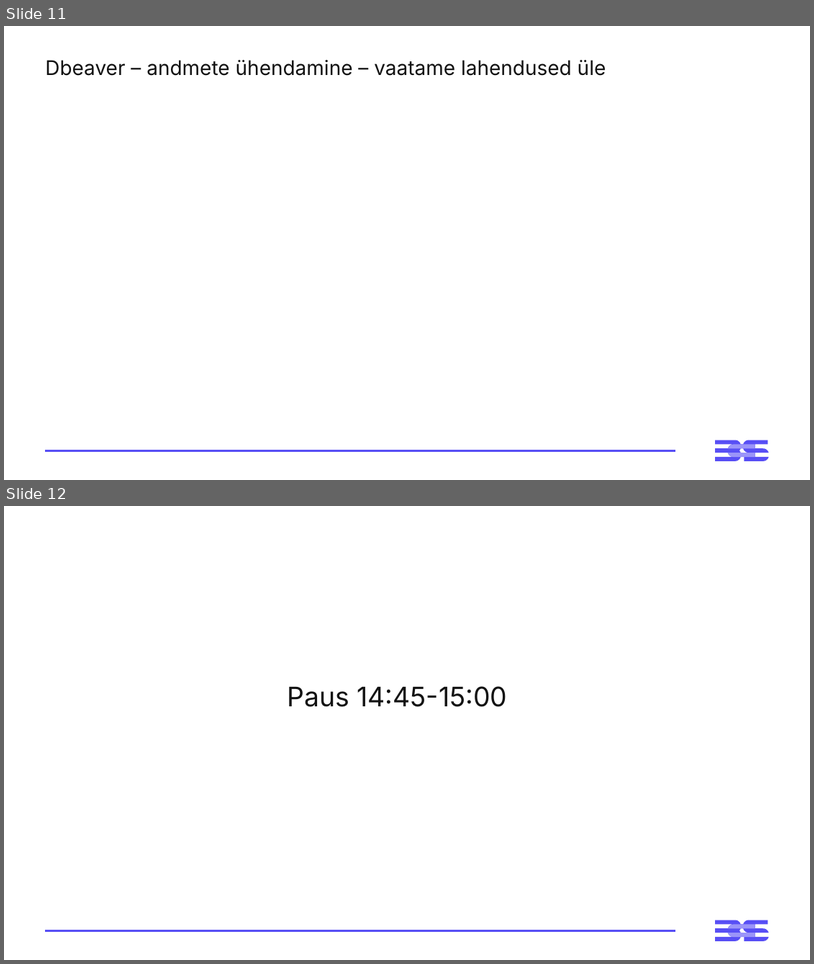
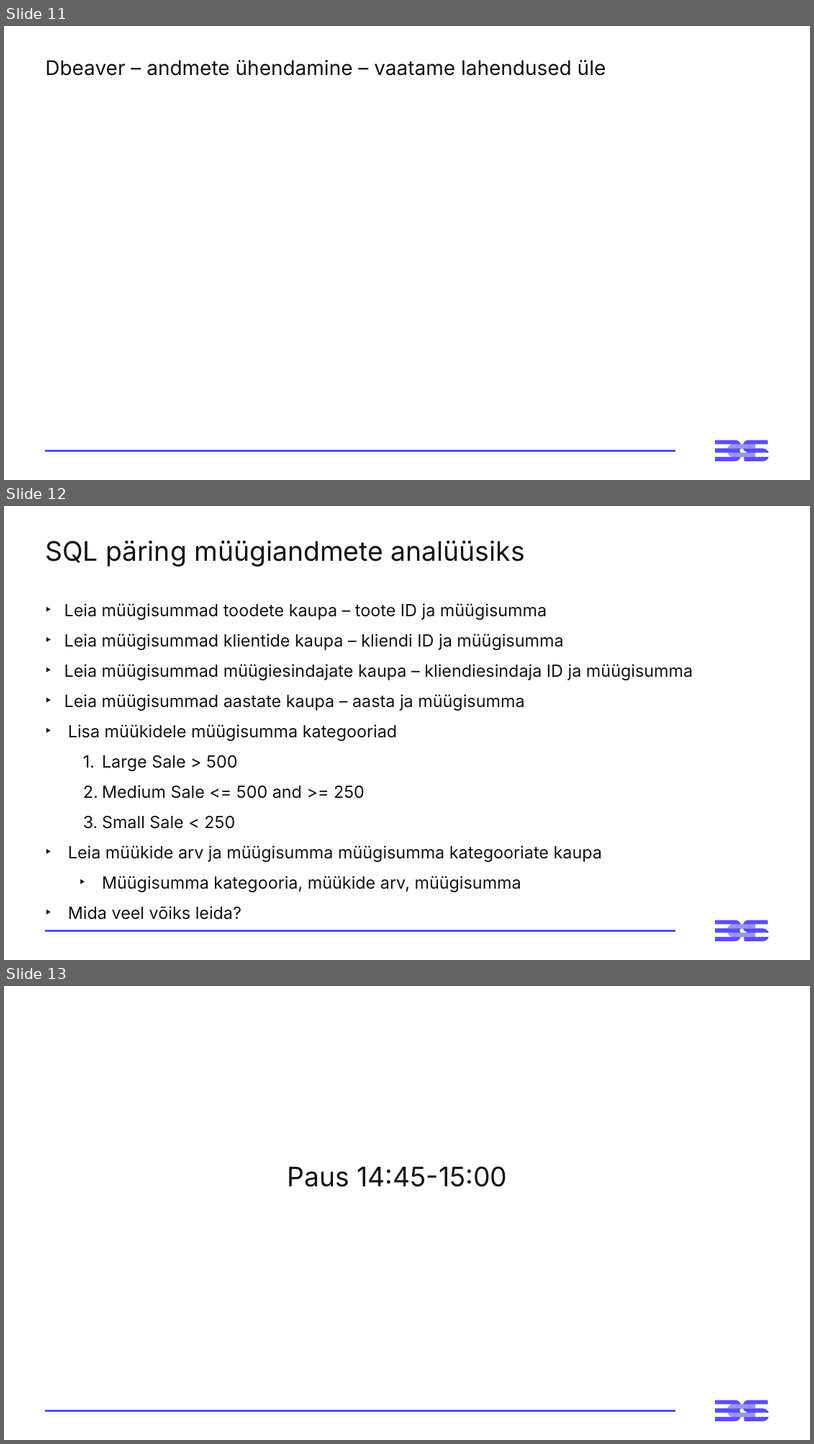
Before and after one commit to virverani/andmetarkus_2026_kevad, a slide deck: Day6/6-paev-andmetarkus-esitlus.pptx. Shown one above the other, each under a label of ours: slides 11 and 12 before the commit, slides 11, 12 and 13 after it. The pictures are 814x964 and 814x1444 pixels, drawn with LibreOffice and Linux fonts; fonts in the diff are those of the drawing. Boxes give left, top, right and bottom in pixels: in the first picture for what was removed or moved away, otherwise in the second. Text is boxed around its words. In the diff, an @@ line names an element or a change of style, - is before the commit and + after.

```diff
--- a/Day6/6-paev-andmetarkus-esitlus.pptx
+++ b/Day6/6-paev-andmetarkus-esitlus.pptx
@@ slide 12 added at (4, 506, 810, 960), background #FFFFFF; not listed: 3 template elements that a slide beside it also shows @@
@@ title added at (45, 541, 525, 566), 32 pt, text #121212 @@
+SQL päring müügiandmete analüüsiks
@@ text added at (64, 603, 693, 892), 20 pt, text #121212 @@
+‣ Leia müügisummad toodete kaupa – toote ID ja müügisumma
+‣ Leia müügisummad klientide kaupa – kliendi ID ja müügisumma
+‣ Leia müügisummad müügiesindajate kaupa – kliendiesindaja ID ja müügisumma
+‣ Leia müügisummad aastate kaupa – aasta ja müügisumma
+‣ Lisa müükidele müügisumma kategooriad
+  1. Large Sale > 500
+  2. Medium Sale <= 500 and >= 250
+  3. Small Sale < 250
+‣ Leia müükide arv ja müügisumma müügisumma kategooriate kaupa
+  ‣ Müügisumma kategooria, müükide arv, müügisumma
+‣ Mida veel võiks leida?
@@ what was slide 12 is now slide 13 @@
```
Also in this commit, not shown: 7 other files.
